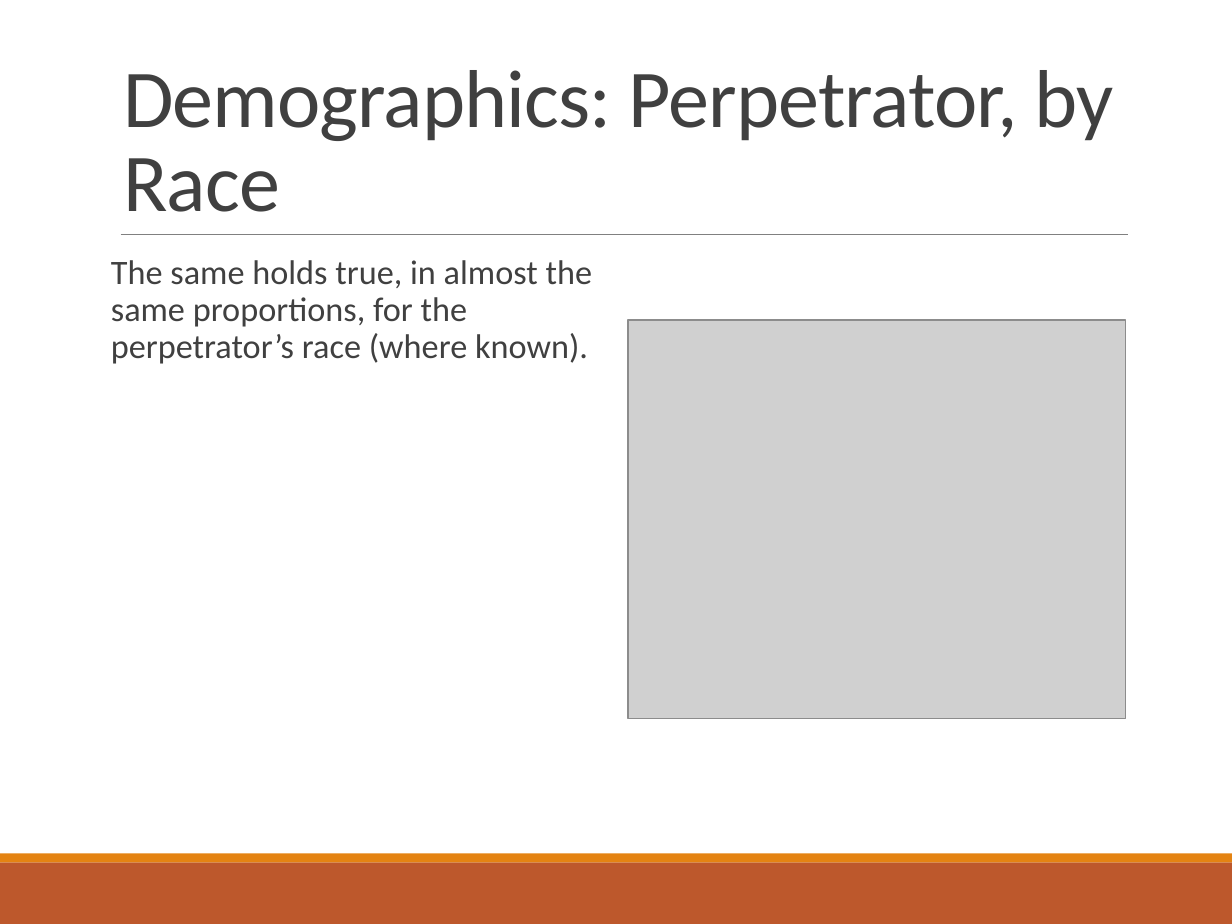
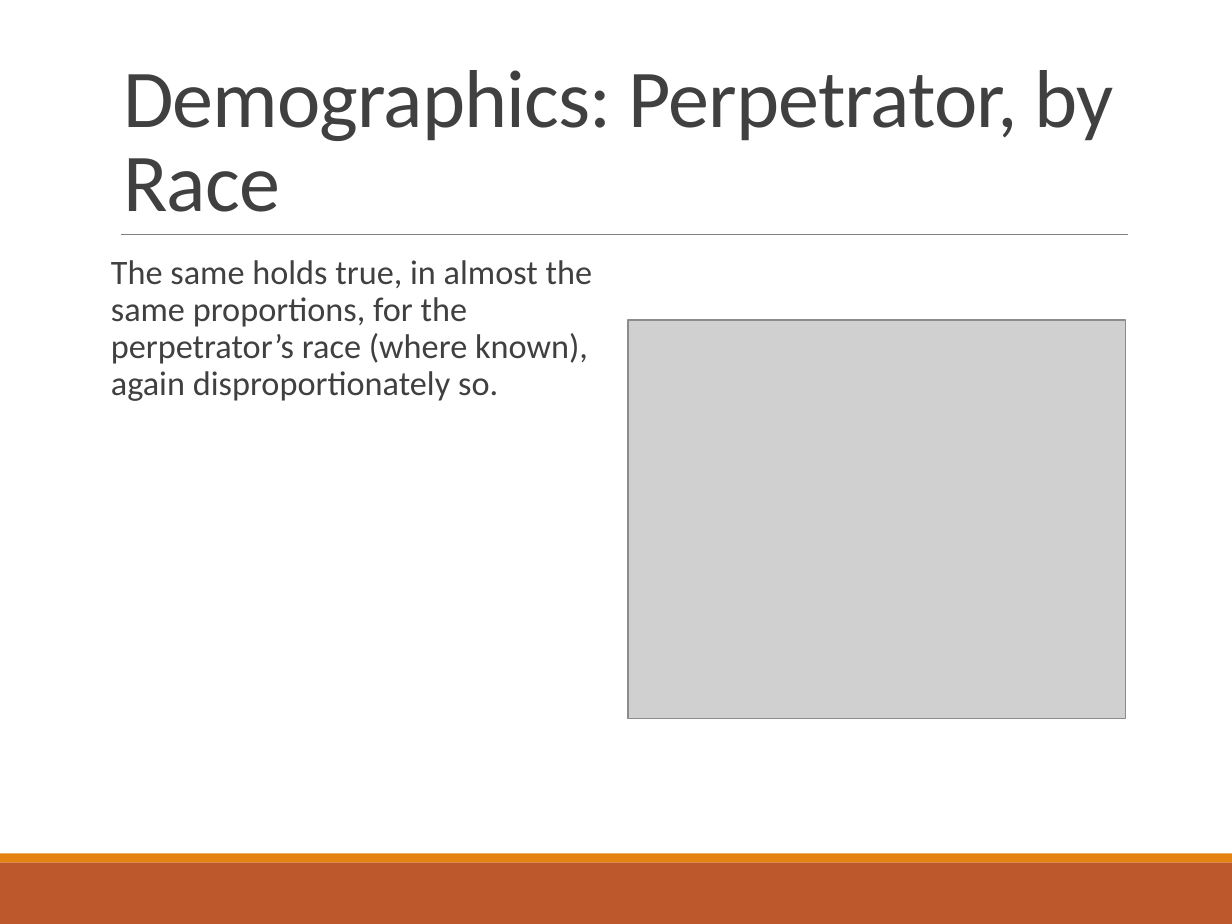
Before and after one commit to symmatree/data-science, a slide deck: slide 15 of r/NYPDShootingDataSlides.pptx (slide 14 before the commit). Drawn at 1232x924 pixels with LibreOffice and Linux fonts; fonts in the diff are those of the drawing; grey boxes stand for pictures. Boxes give left, top, right and bottom in pixels: in the first picture for what was removed or moved away, otherwise in the second. Text is boxed around its words. In the diff, an @@ line names an element or a change of style, - is before the commit and + after.

```diff
--- a/r/NYPDShootingDataSlides.pptx
+++ b/r/NYPDShootingDataSlides.pptx
@@ text at [111, 260, 592, 401]: text changed @@
-The same holds true, in almost the same proportions, for the perpetrator’s race (where known).
+The same holds true, in almost the same proportions, for the perpetrator’s race (where known), again disproportionately so.
```
Also in this commit, not shown: 3 other slides changed, 2 other files.
